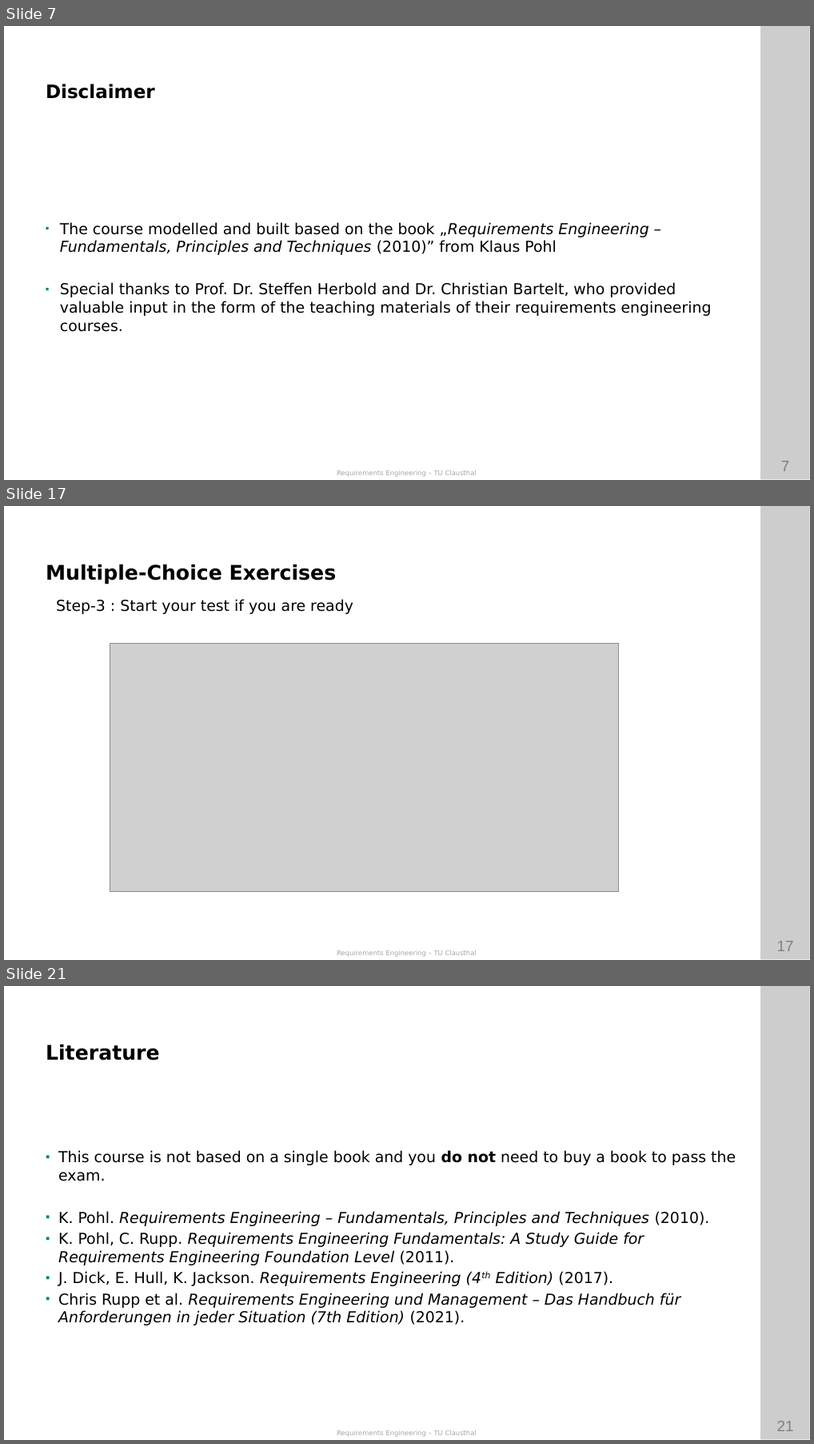
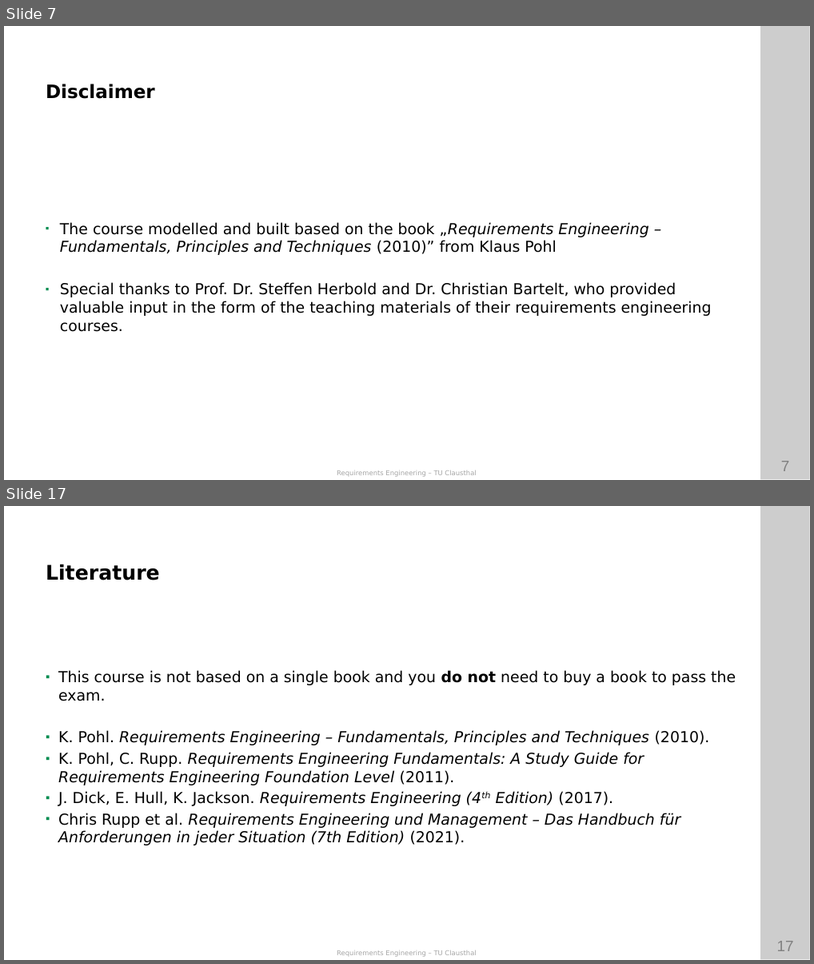
Before and after one commit to ETCE-LAB/teaching-material, a slide deck: Requirements-Engineering/RE-L00-Organization.pptx. Shown one above the other, each under a label of ours: slides 7, 17 and 21 before the commit, slides 7 and 17 after it; the slides between them are not shown. The pictures are 814x1444 and 814x964 pixels, drawn with LibreOffice and Linux fonts; fonts in the diff are those of the drawing; grey boxes stand for pictures; background and template pictures are left out. Boxes give left, top, right and bottom in pixels: in the first picture for what was removed or moved away, otherwise in the second. Text is boxed around its words. In the diff, an @@ line names an element or a change of style, - is before the commit and + after.

```diff
--- a/Requirements-Engineering/RE-L00-Organization.pptx
+++ b/Requirements-Engineering/RE-L00-Organization.pptx
@@ slide 17 removed at (4,506,810,960), background #FFFFFF; not listed: 4 template elements that a slide beside it also shows @@
@@ text removed at (46,564,337,584) @@
-Multiple-Choice Exercises
@@ text removed at (56,599,354,614) @@
-Step-3 : Start your test if you are ready
@@ picture removed at (110,644,619,892) @@
@@ what was slide 21 is now slide 17 @@
@@ page number at (778,940,794,951): text changed @@
-21
+17
```
Also in this commit, not shown: 9 slides changed, 1 slide added, 4 other slides removed, 1 other file.
